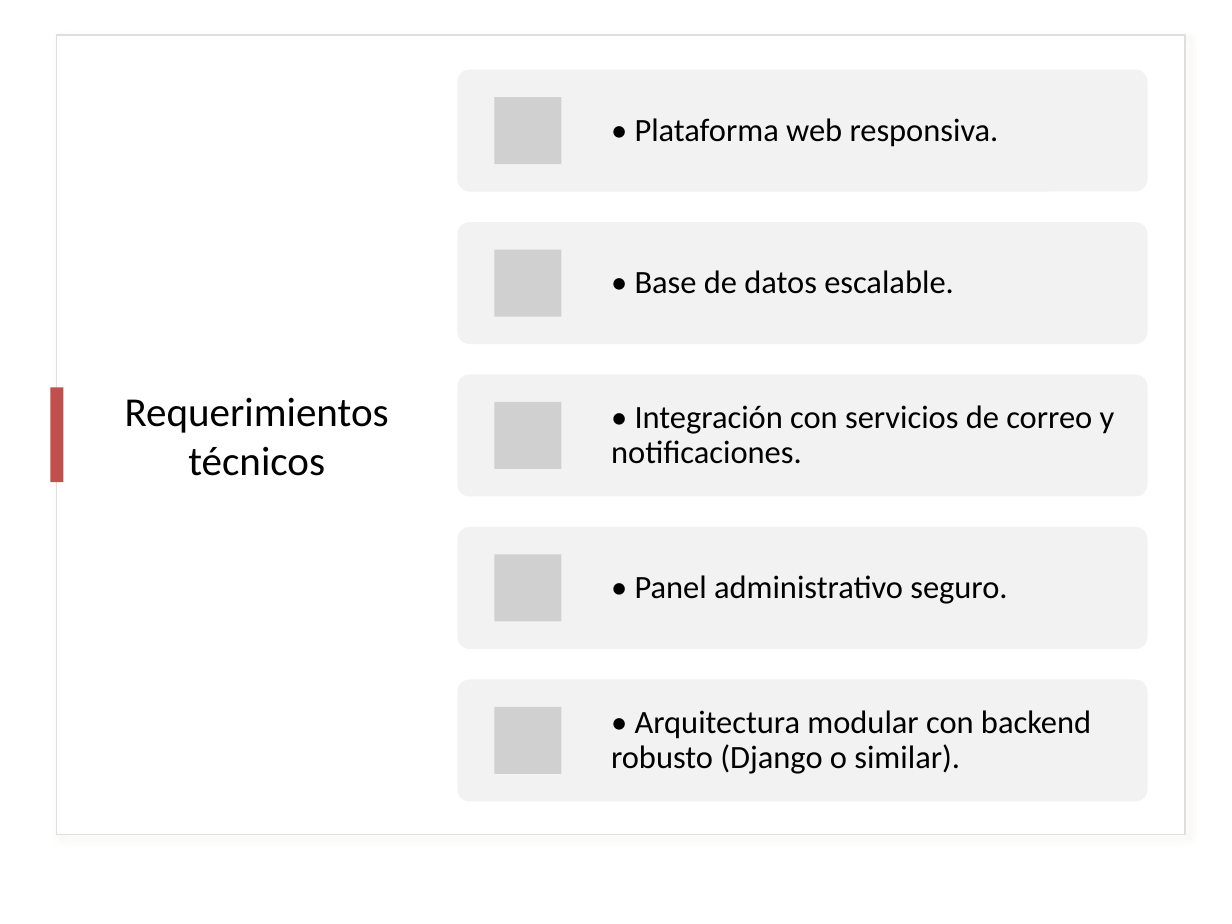
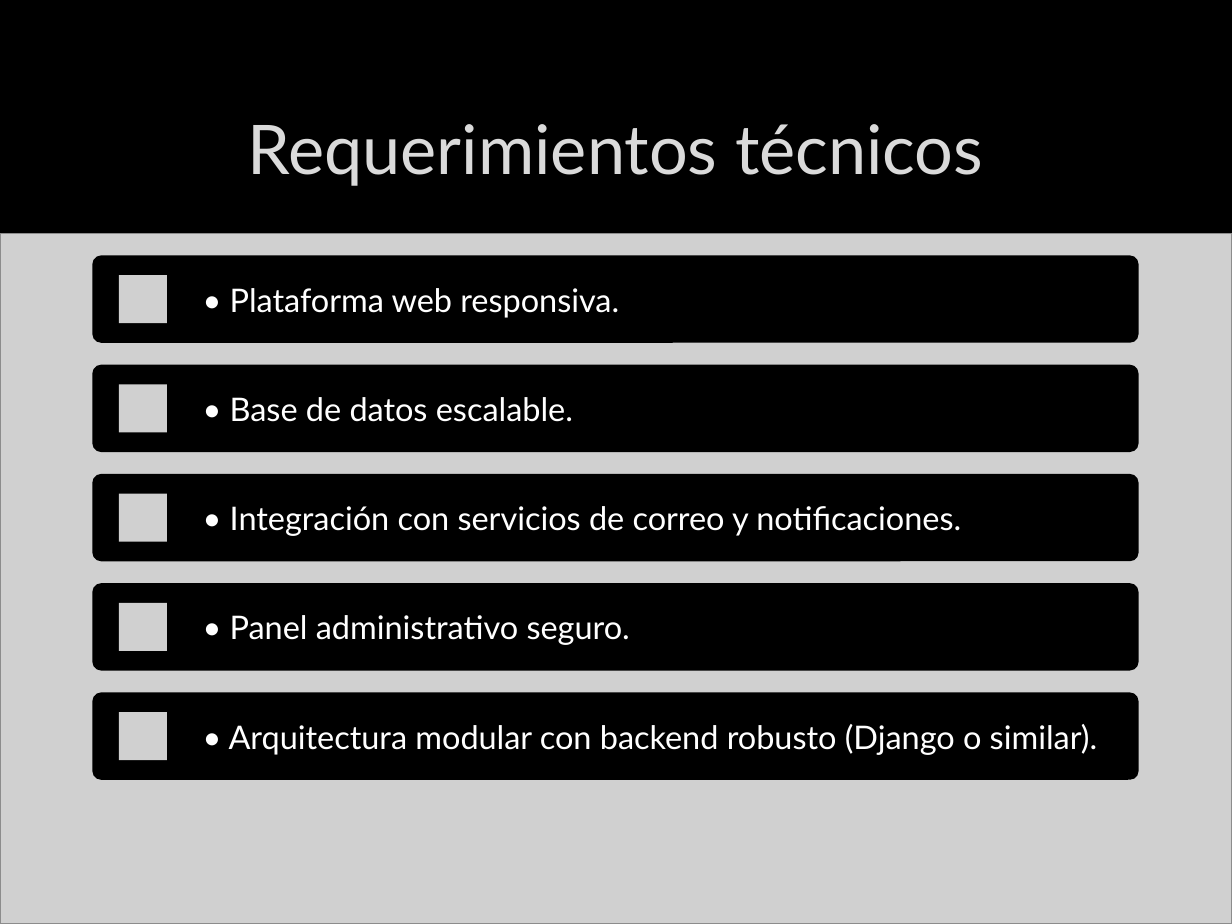
Before and after one commit to DalizC/PTY4614, a slide deck: slide 6 of Equipo 09/Fase 2/Evidencias Proyecto/Presentacion.pptx. Drawn at 1232x924 pixels with LibreOffice and Linux fonts; fonts in the diff are those of the drawing; grey boxes stand for pictures; background and template pictures are left out. Boxes give left, top, right and bottom in pixels: in the first picture for what was removed or moved away, otherwise in the second. Text is boxed around its words. In the diff, an @@ line names an element or a change of style, - is before the commit and + after.

```diff
--- a/Equipo 09/Fase 2/Evidencias Proyecto/Presentacion.pptx
+++ b/Equipo 09/Fase 2/Evidencias Proyecto/Presentacion.pptx
@@ background #FFFFFF to picture (left out) @@
@@ rectangle removed at (57,34,1185,834) @@
@@ title "Requerimientos técnicos": place and size @@
-title "Requerimientos técnicos" at (125,397,389,476)
+title "Requerimientos técnicos" at (248,124,983,186)
@@ title "Requerimientos técnicos" at (248,124,983,186): size 24 to 40 pt, font Calibri to Lato, text colour #000000 to #DADADA, letter outline none to #404040 0.75 pt @@
@@ picture added at (0,233,1232,924) @@
@@ text "• Plataforma web responsiva.": place and size @@
-text "• Plataforma web responsiva." at (635,118,999,147)
+text "• Plataforma web responsiva." at (230,288,619,318)
@@ rectangle removed at (51,387,63,482) @@
@@ font Calibri to Lato, text colour #000000 to #FFFFFF; line spacing 0.9 to 1 in 5 elements at (229,724,1098,755), (230,615,630,645), (230,506,961,536), (230,288,619,318), (230,397,573,422) @@
@@ text "• Base de datos escalable.": place and size @@
-text "• Base de datos escalable." at (635,270,954,294)
+text "• Base de datos escalable." at (230,397,573,422)
@@ text "• Integración con servicios de ...": place and size @@
-text "• Integración con servicios de ..." at (611,405,1115,464)
+text "• Integración con servicios de ..." at (230,506,961,536)
@@ picture: place and size @@
-picture at (494,250,561,317)
+picture at (118,494,166,542)
@@ text "• Panel administrativo seguro.": place and size @@
-text "• Panel administrativo seguro." at (635,575,1007,604)
+text "• Panel administrativo seguro." at (230,615,630,645)
@@ group added at (92,255,1138,780): 5 rounded rectangles, 4 pictures @@
@@ text "• Arquitectura modular con backend ...": place and size @@
-text "• Arquitectura modular con backend ..." at (611,710,1091,774)
+text "• Arquitectura modular con backend ..." at (229,724,1098,755)
@@ group removed at (457,69,1147,802): 5 rounded rectangles, 4 pictures @@
```
Also in this commit, not shown: 12 other slides changed, 1 slide added, 1 slide removed.
